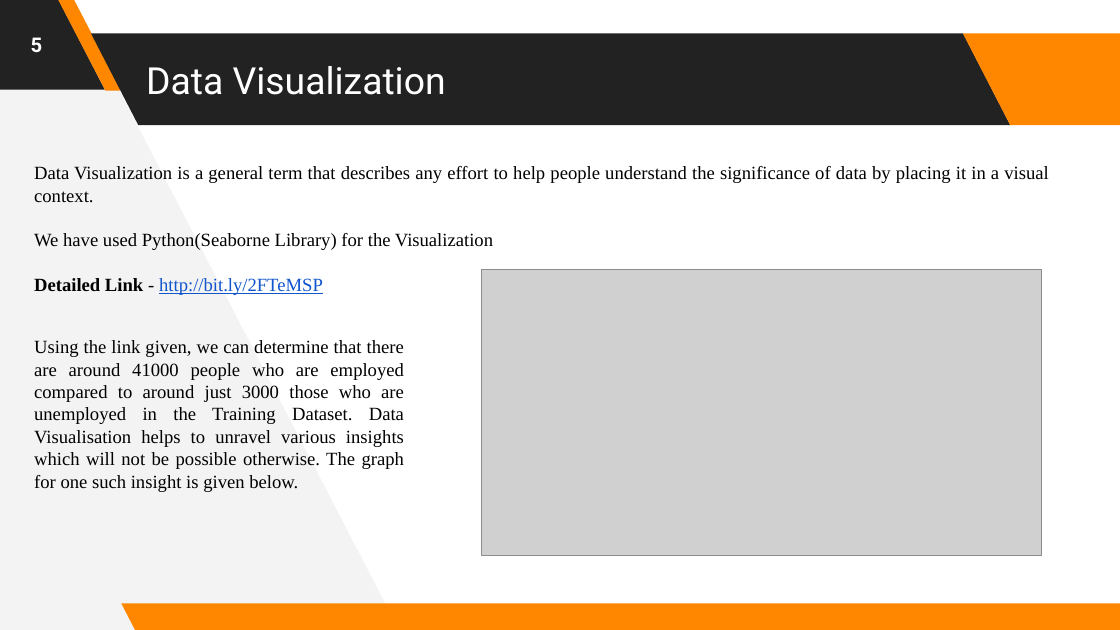
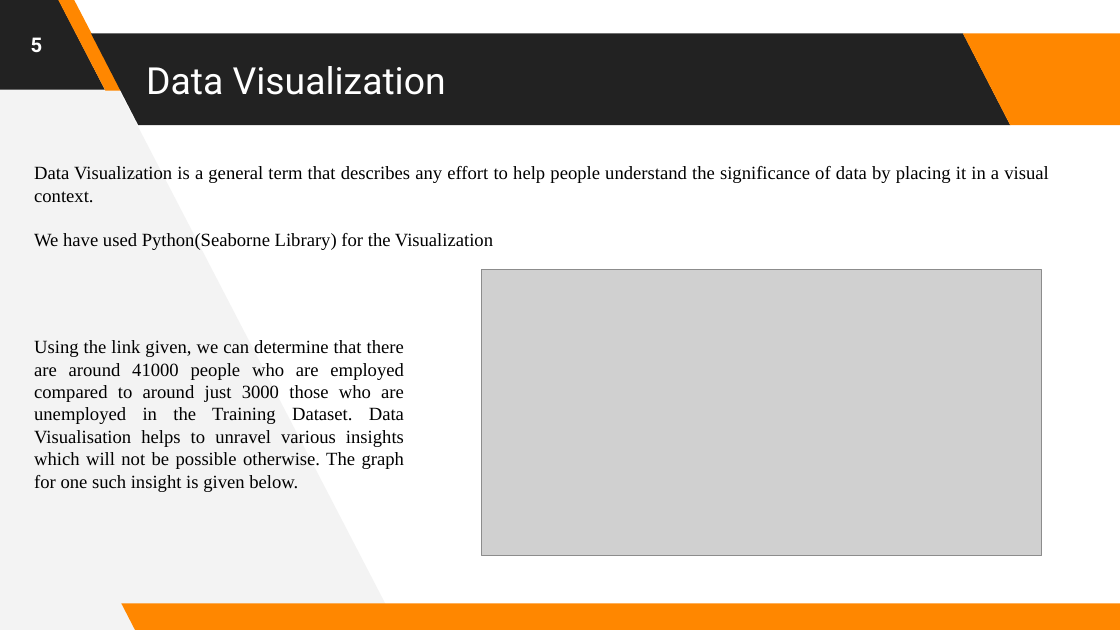
Before and after one commit to pranav7491/HumanBehaviorAnalysis, a slide deck: slide 5 of BehaviorAnalysis.pptx. Drawn at 1120x630 pixels with LibreOffice and Linux fonts; fonts in the diff are those of the drawing; grey boxes stand for pictures. Boxes give left, top, right and bottom in pixels: in the first picture for what was removed or moved away, otherwise in the second. Text is boxed around its words. In the diff, an @@ line names an element or a change of style, - is before the commit and + after.

```diff
--- a/BehaviorAnalysis.pptx
+++ b/BehaviorAnalysis.pptx
@@ text at bbox=[34, 278, 323, 295]: paragraph removed @@
-Detailed Link - http://bit.ly/2FTeMSP
```
Also in this commit, not shown: 2 other slides changed.
